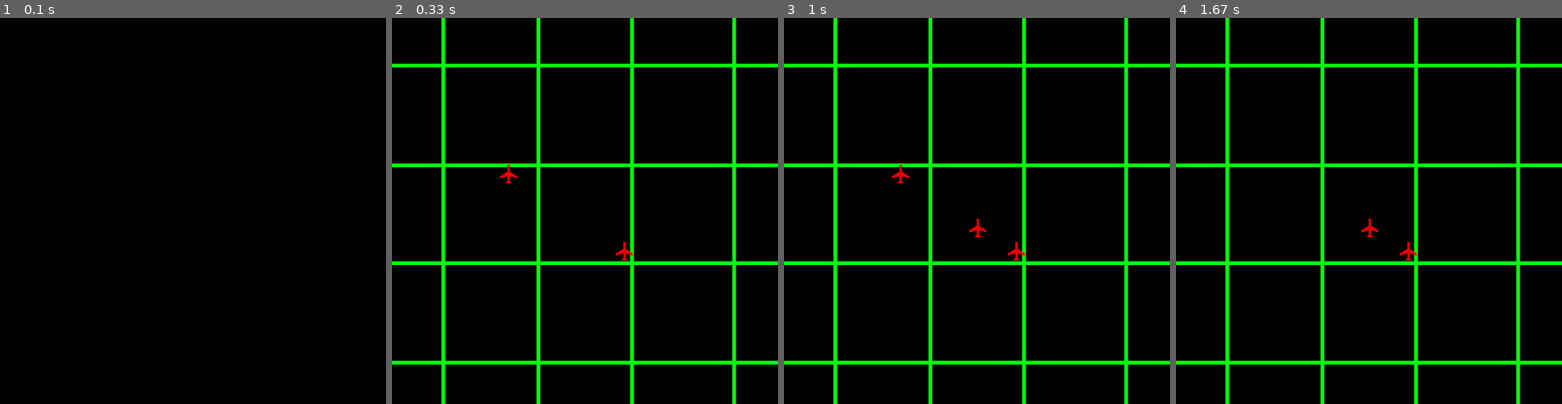
Above: before the commit, frames 1-4 (left to right).
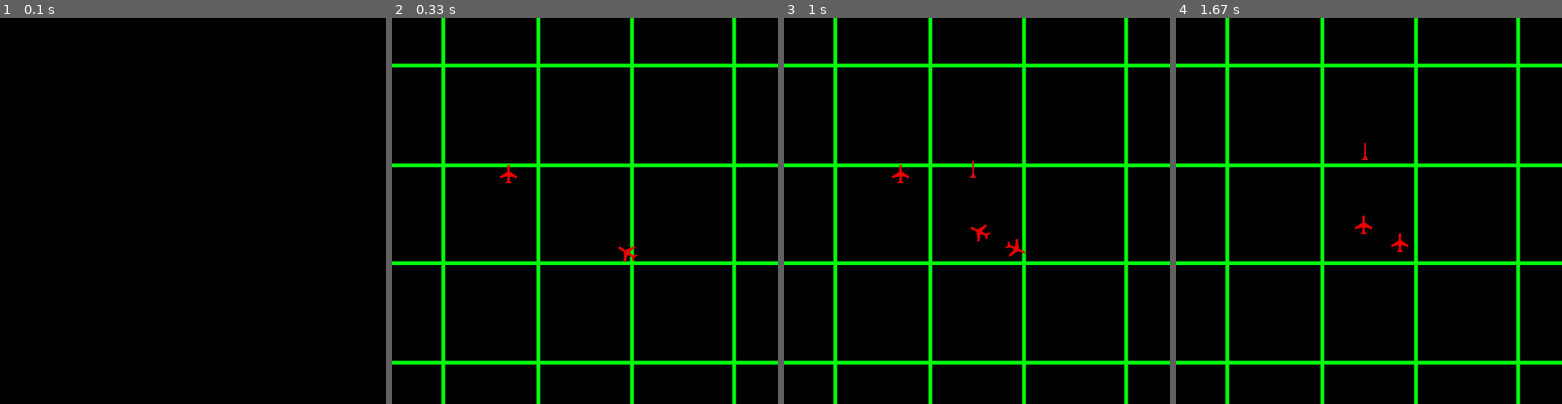
Above: after the commit, the same moments.

Repository: Mi-LeV/AWACS
Game: pygame game, started from main.py
Two runs of this game, one before a commit and one after it. Both use one fixed random seed, a clock stepped at 60 frames per second and the inputs below.
Inputs (mouse positions are in pixels of both pictures, inside the frame that each line leads up to):
- Up to frame 1 (0.1 s): no input
- Up to frame 2 (0.33 s): no input
- Up to frame 3 (1 s): hold N 0.33-0.8 s; click (884, 214) at 0.98 s
- Up to frame 4 (1.67 s): tap K at 1.27 s

Frame 1 is identical in both runs. In frame 2, 0.1% of the frame differs, in the area x 58-64%, y 58-64%; in frame 3, 0.2%; in frame 4, 0.3%, in the area x 46-63%, y 32-63%.

Commit message:
Patchs mineurs

Diff:
--- a/classes.py
+++ b/classes.py
@@ -149,9 +149,9 @@
         self.yDest = event.pos[1]
 
 class IaPlane(Plane):
-    def __init__(self,x,y,friend,active):
+    def __init__(self,x,y,friend,active = True):
         super().__init__(x,y)
-        self.MAXSPEED = 3
+        self.MAXSPEED = 1.5
         self.RELOADTIME = 30
         self.MAXMISSILE = 3
         self.agro = None
@@ -255,7 +255,7 @@
         var.refreshList.append(self)
 
     def vectorTo(self,vector):#décélération proressive du missile
-        return vector/((self.timeAlive/30)+1)
+        return vector/((self.timeAlive/20)+1)
 
     def goTo(self):
 
--- a/main.py
+++ b/main.py
@@ -20,7 +20,7 @@
 
 ##debut des evenements
 Player = classes.PlayerPlane(150,200,'blue',True)
-Ennemy = classes.IaPlane(300,300,True,True)
+Ennemy = classes.IaPlane(300,300,False)
 
 while affFenetre:
     clock = pygame.time.Clock()
@@ -42,7 +42,7 @@
             try:var.playerList[0].delete()
             except IndexError:pass
         if event.type == KEYDOWN and event.key == K_n:#on crée un nouv player et on le met dans playerlist
-            Ennemy = classes.IaPlane(250,270,True,True)
+            Ennemy = classes.IaPlane(250,270,False)
 
     for objet in var.refreshList:#boucle de mouvement
         objet.turn()# on lance la fonction turn de l'objet
Not shown, changed: roadmap
